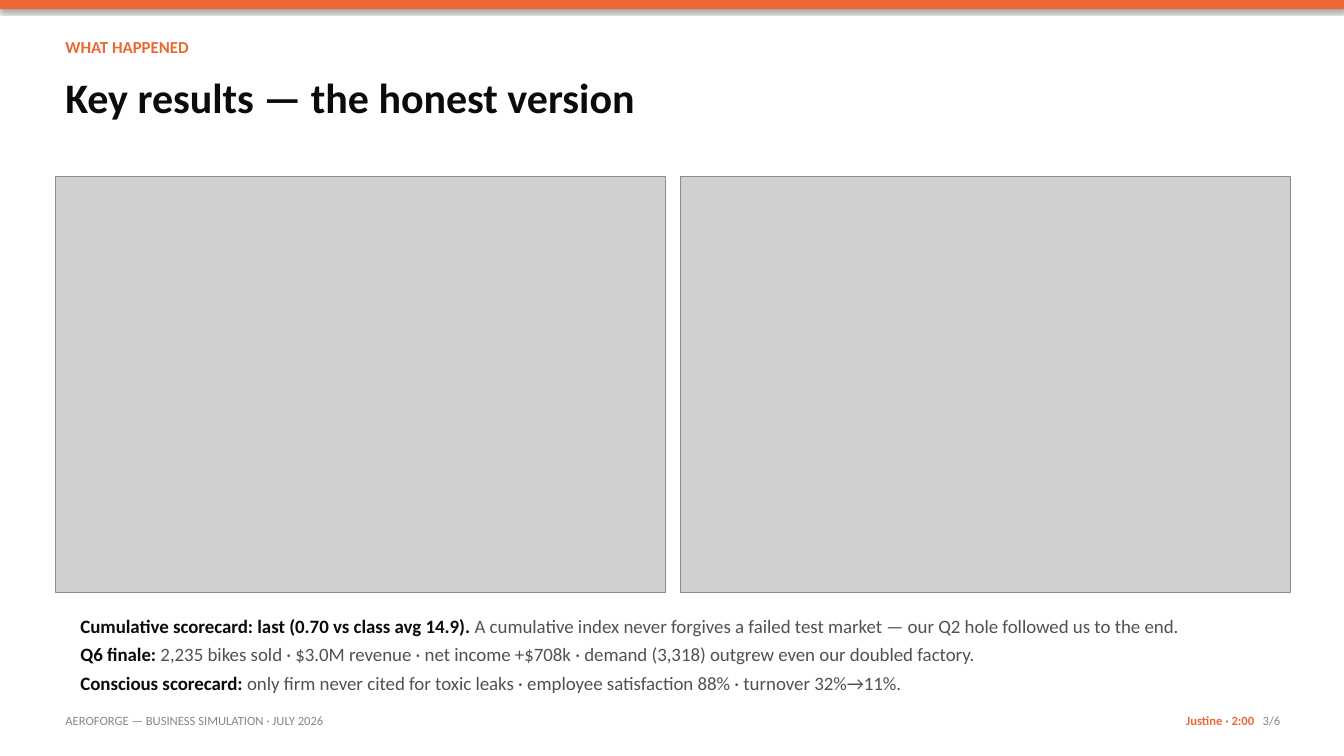
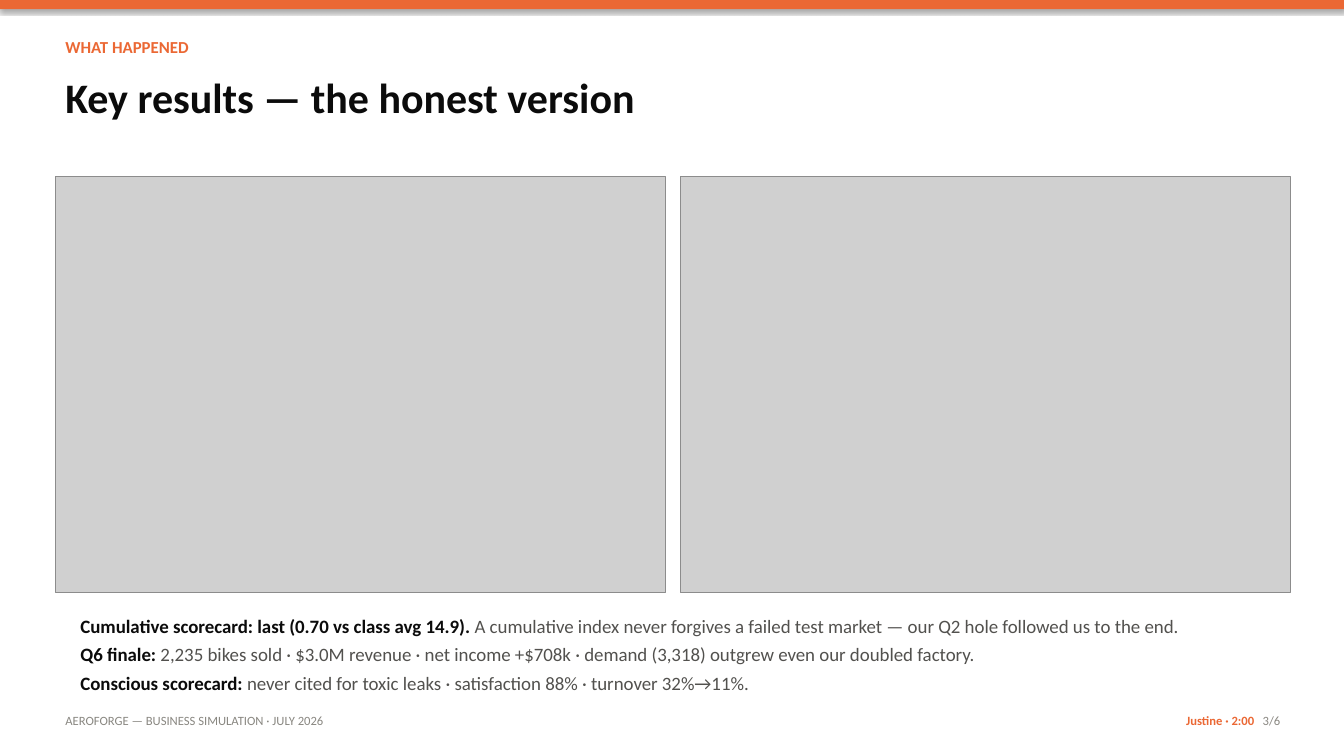
Before and after one commit to aaron-rainier/my-profile-5, a slide deck: slide 3 of business-simulation/AeroForge_Final_Presentation.pptx. Drawn at 1344x756 pixels with LibreOffice and Linux fonts; fonts in the diff are those of the drawing; grey boxes stand for pictures. Boxes give left, top, right and bottom in pixels: in the first picture for what was removed or moved away, otherwise in the second. Text is boxed around its words. In the diff, an @@ line names an element or a change of style, - is before the commit and + after.

```diff
--- a/business-simulation/AeroForge_Final_Presentation.pptx
+++ b/business-simulation/AeroForge_Final_Presentation.pptx
@@ text at (80, 676, 749, 690): text changed @@
-Conscious scorecard: only firm never cited for toxic leaks · employee satisfaction 88% · turnover 32%→11%.
+Conscious scorecard: never cited for toxic leaks · satisfaction 88% · turnover 32%→11%.
```
Also in this commit, not shown: 5 other files.
